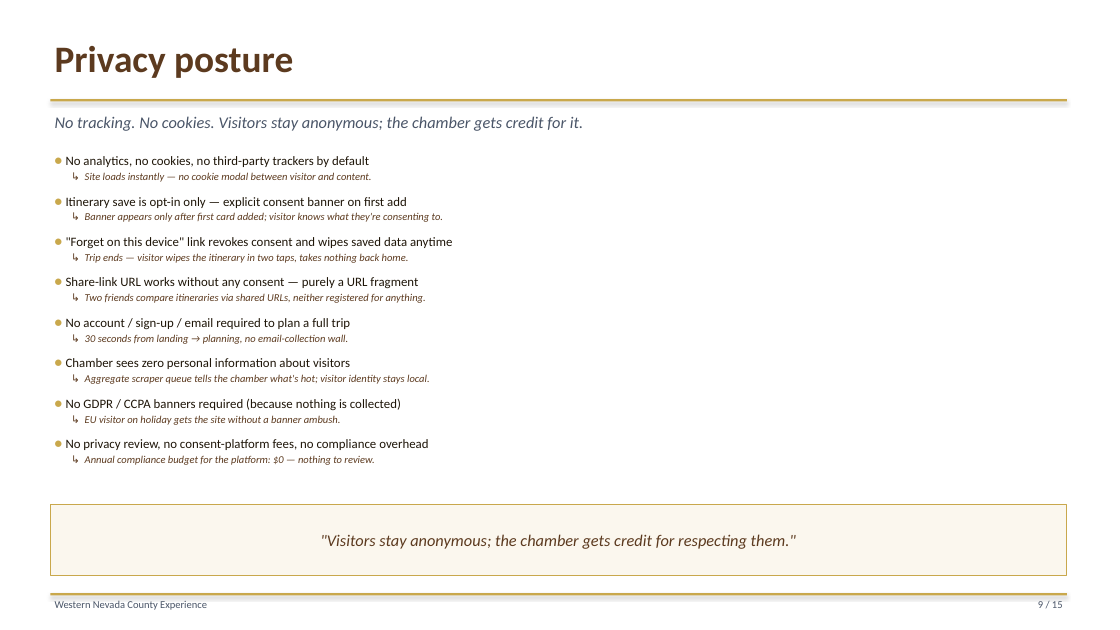
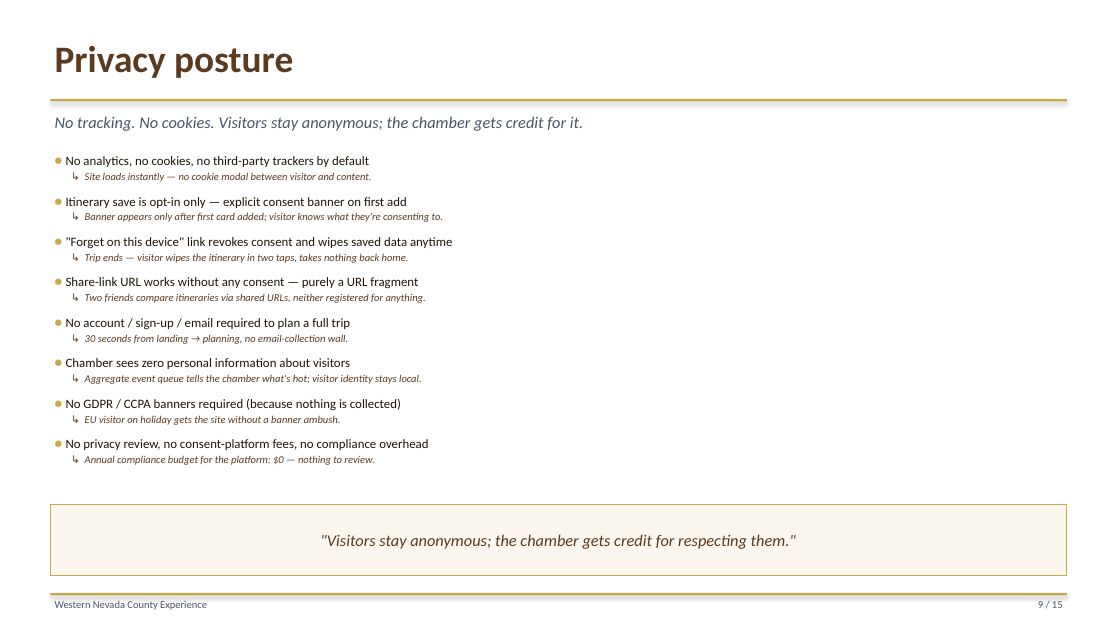
Before and after one commit to liammlrb-eng/nevada-county-experiences, a slide deck: slide 9 of demo_pitch.pptx. Drawn at 1120x630 pixels with LibreOffice and Linux fonts; fonts in the diff are those of the drawing. Boxes give left, top, right and bottom in pixels: in the first picture for what was removed or moved away, otherwise in the second. Text is boxed around its words. In the diff, an @@ line names an element or a change of style, - is before the commit and + after.

```diff
--- a/demo_pitch.pptx
+++ b/demo_pitch.pptx
@@ text at (85,374,422,384): text changed @@
-↳ Aggregate scraper queue tells the chamber what's hot; visitor identity stays local.
+↳ Aggregate event queue tells the chamber what's hot; visitor identity stays local.
```
Also in this commit, not shown: 8 other slides changed, 3 other files.
